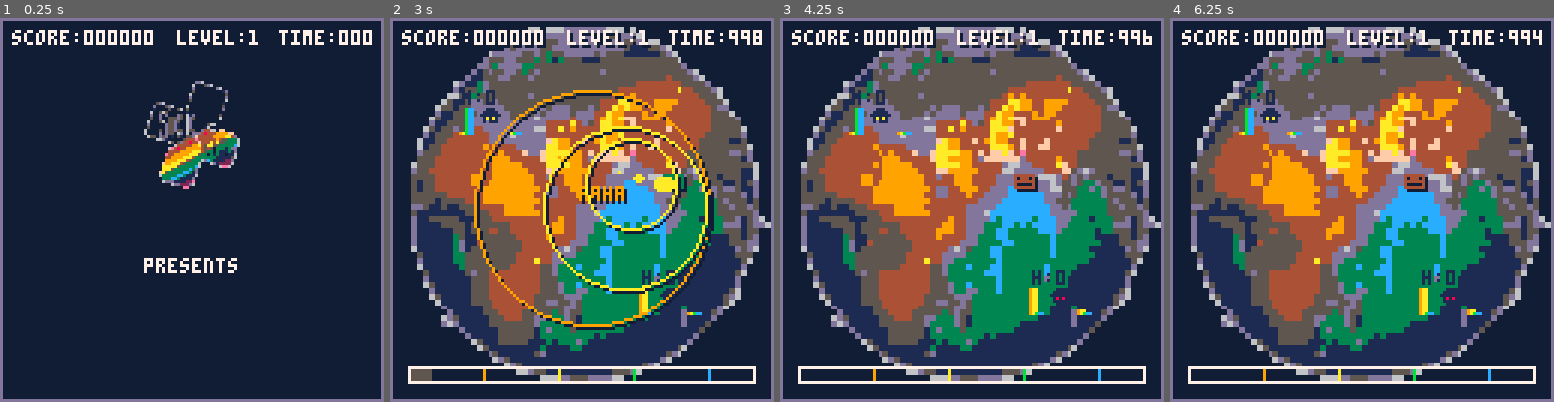
Above: before the commit, frames 1-4 (left to right).
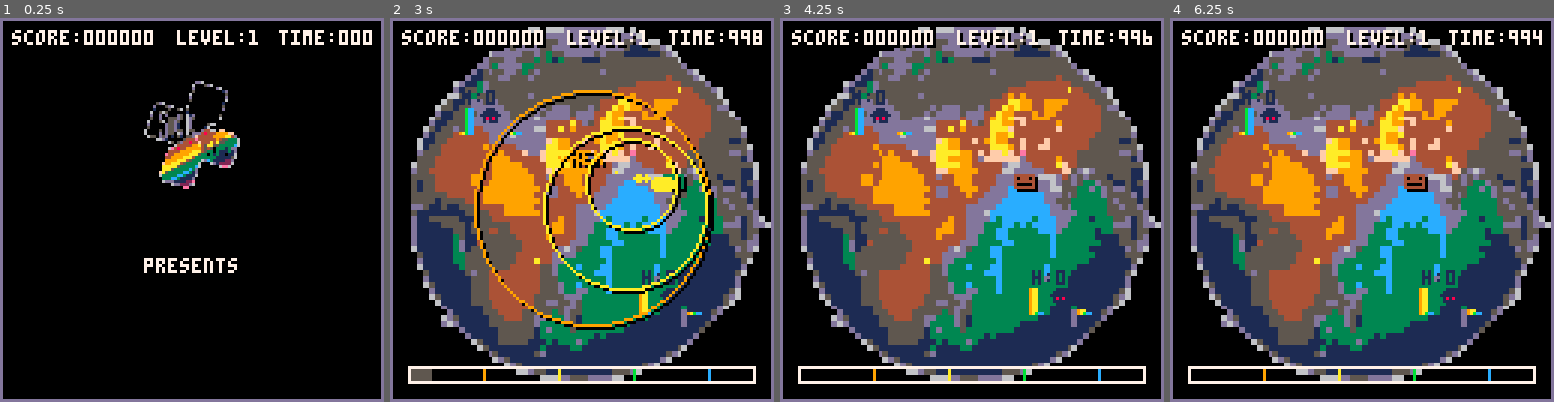
Above: after the commit, the same moments.

Repository: wakass/laughline
Game: PICO-8 cartridge ggj.p8
Two runs of this game, one before a commit and one after it. Both use one fixed random seed, a clock stepped at 60 frames per second and the inputs below.
Inputs:
- Up to frame 1 (0.25 s): no input
- Up to frame 2 (3 s): tap X (X key) at 0.33, 1.07, 1.85, 2.97 s; tap O (Z key) at 0.7, 1.7, 2.1, 2.5, 2.9 s; hold Right 1.6-2.1 s; hold Up 2.15-2.42 s; hold Right from 2.47 s (still down)
- Up to frame 3 (4.25 s): release Right at 3.03 s; hold Left 3.08-3.58 s; tap O (Z key) at 3.3, 3.7, 4.1 s; hold Down 3.63-3.97 s; hold Right from 4.02 s (still down); tap X (X key) at 4.08 s
- Up to frame 4 (6.25 s): tap O (Z key) every 0.4 s from 4.5 to 6.1 s; release Right at 4.68 s; hold Up 4.73-5.03 s; hold Left 5.08-5.68 s; tap X (X key) at 5.2 s; hold Down 5.73-6.03 s; hold Right from 6.08 s (still down)

The runs differ from the first frame. In frame 1, 92% of the frame differs, in the area x 0-100%, y 0-100%; in frame 2, 31%; in frame 3, 28%; in frame 4, 28%.

Commit message:
Update title screen

Diff:
--- a/scenes/title.lua
+++ b/scenes/title.lua
@@ -1,6 +1,6 @@
 -- palette
-poke(0x5f2e,1)
-pal(0,129,1)
+--poke(0x5f2e,1)
+--pal(0,129,1)
 
 -- font
 poke4(0x5600,unpack(split"0x9.0908,0x.0100,0x1100,0x4620.2100,0x4110.1674,0x7774.7711,0,0x111.7700,0x.0001,0x14.0740,0x …(3915 unchanged characters)…
@@ -8,6 +8,7 @@
 title_scene=scene:extend({
 	init=function(_ENV)
 		frame=0
+		music(1,1000)
 	end,
 
 	update=function(_ENV)
@@ -17,8 +18,9 @@
 			humor({
 				x=21,
 				y=16,
-				type=rnd(4)+8,
+				type=rnd(4),
 				max_size=rnd(150),
+				muted=true,
 			})
 		end
 
@@ -32,12 +34,15 @@
 		-- draw entities
 		entity:each("draw")
 
+		-- world
+		sspr(64,64,64,64,50,50,126,126)
+
 		-- title
 		print_title("laughline7",20,7)
 
 		-- logo
-		draw_ll7(90,37,2,5)
-		draw_ll7(90,35,2,7)
+		draw_ll7(24,37,2,5)
+		draw_ll7(24,35,2,7)
 
 
 		-- instructions
